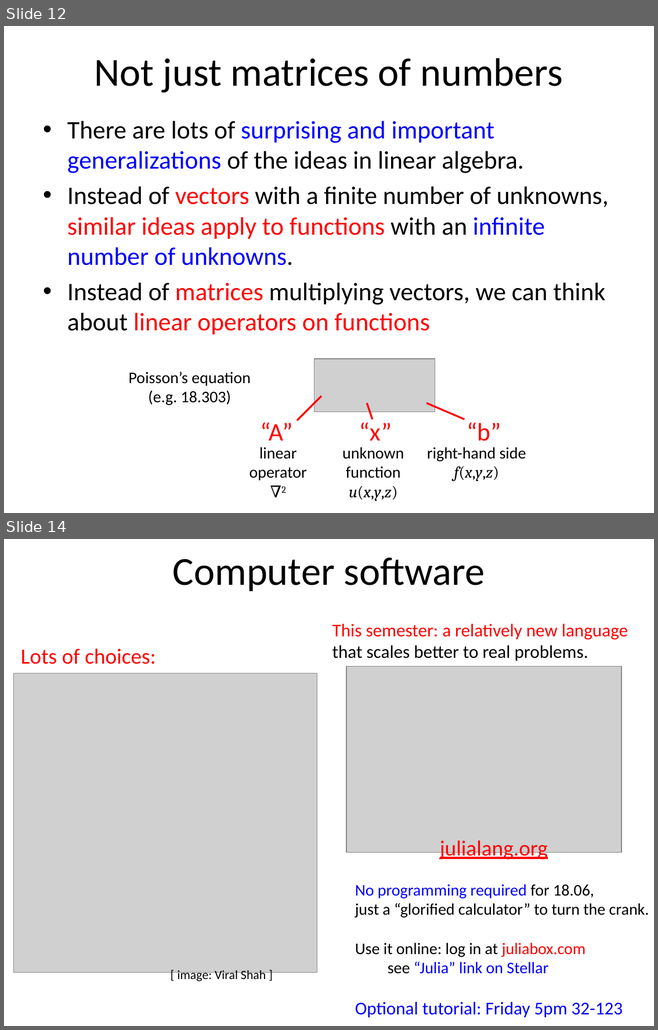
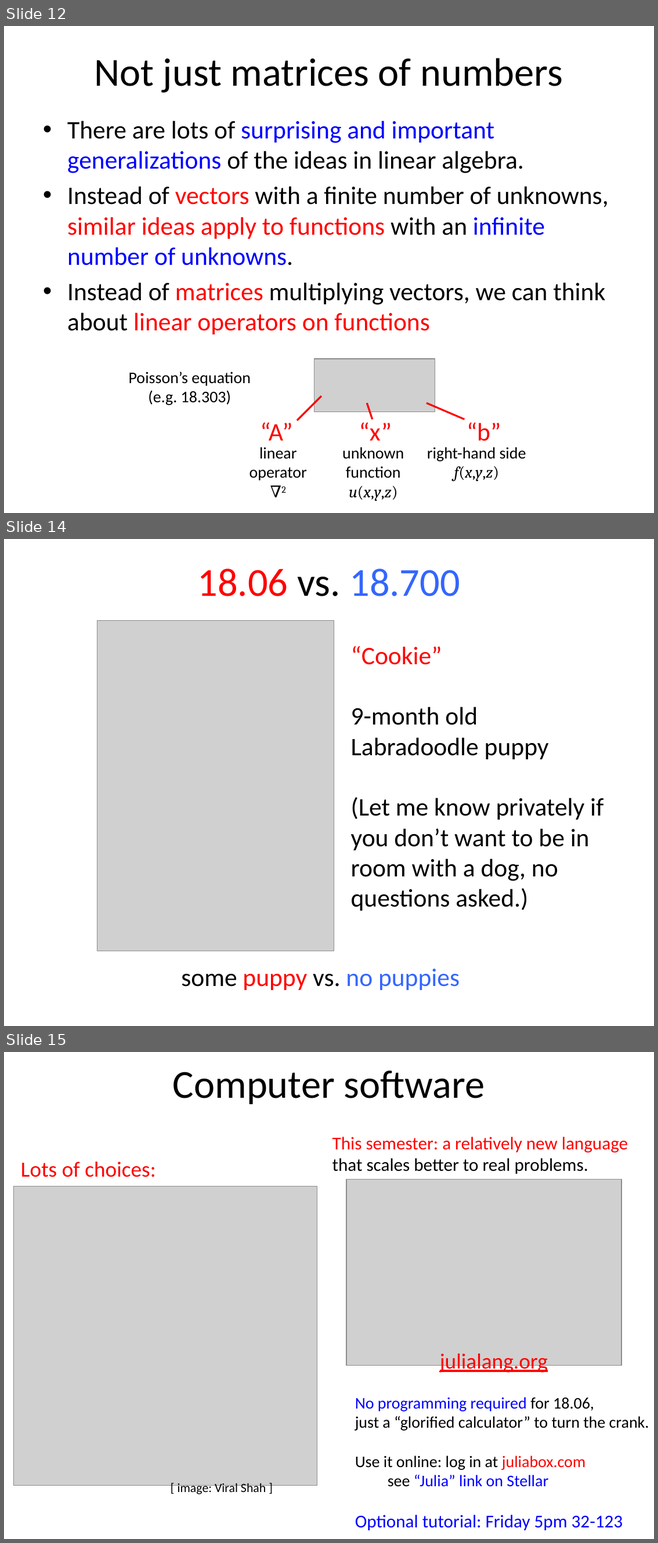
Before and after one commit to mitmath/1806, a slide deck: lectures/lecture1/overview.pptx. Shown one above the other, each under a label of ours: slides 12 and 14 before the commit, slides 12, 14 and 15 after it; the slides between them are not shown. The pictures are 658x1030 and 658x1543 pixels, drawn with LibreOffice and Linux fonts; fonts in the diff are those of the drawing; grey boxes stand for pictures. Boxes give left, top, right and bottom in pixels: in the first picture for what was removed or moved away, otherwise in the second. Text is boxed around its words. In the diff, an @@ line names an element or a change of style, - is before the commit and + after.

```diff
--- a/lectures/lecture1/overview.pptx
+++ b/lectures/lecture1/overview.pptx
@@ slide 14 added at (4,539,654,1026), background #FFFFFF @@
@@ title added at (198,569,459,596), 44 pt, text #3366FF @@
+18.06 vs. 18.700
@@ picture added at (97,621,334,951) @@
@@ text added at (351,646,603,911), 28 pt, text #000000 @@
+“Cookie”
+9-month old
+Labradoodle puppy
+(Let me know privately if you don’t want to be in room with a dog, no questions asked.)
@@ text added at (181,969,459,990), 28 pt, text #3366FF @@
+some puppy vs. no puppies
@@ what was slide 14 is now slide 15 @@
```
Also in this commit, not shown: 1 slide changed, 2 other files.
